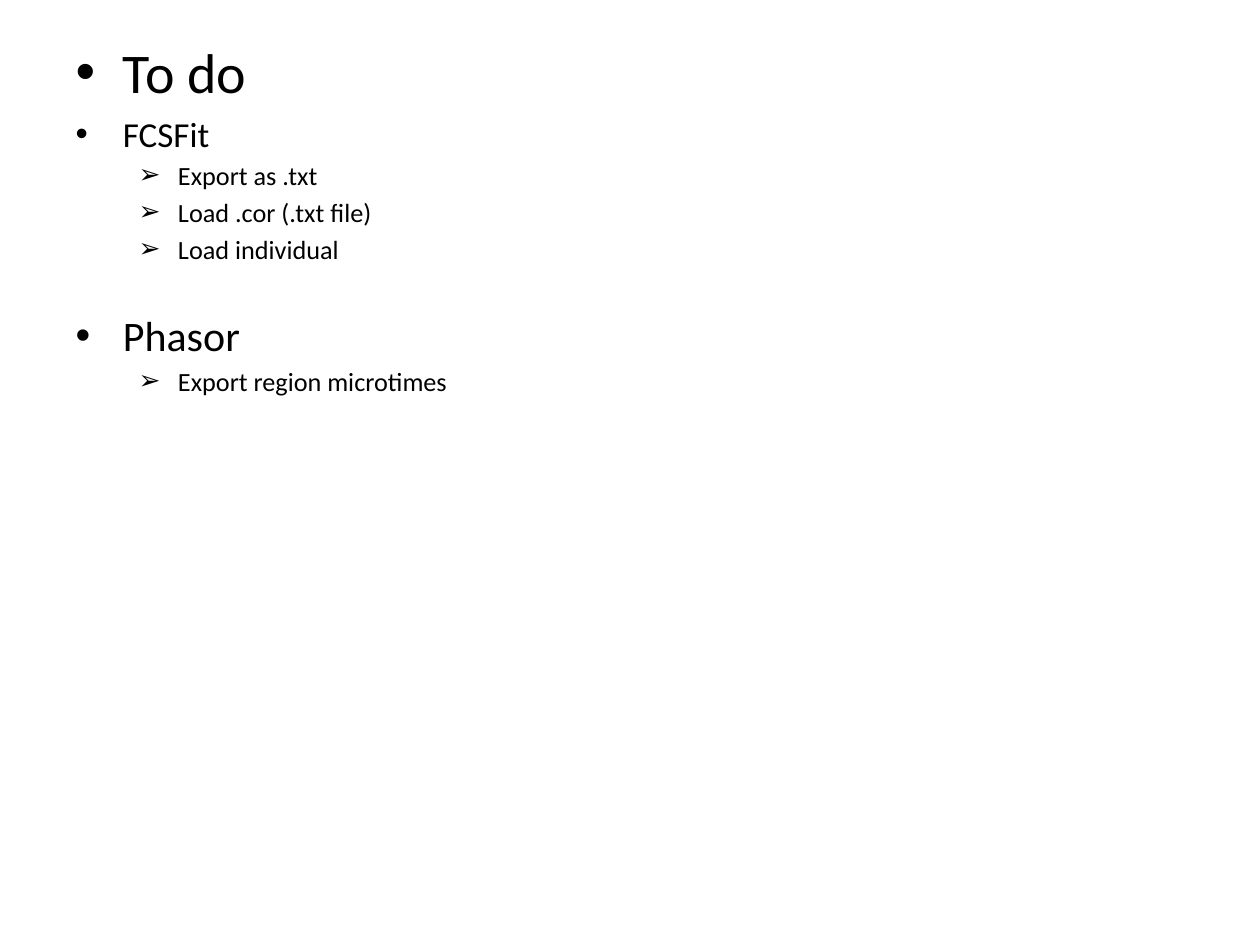
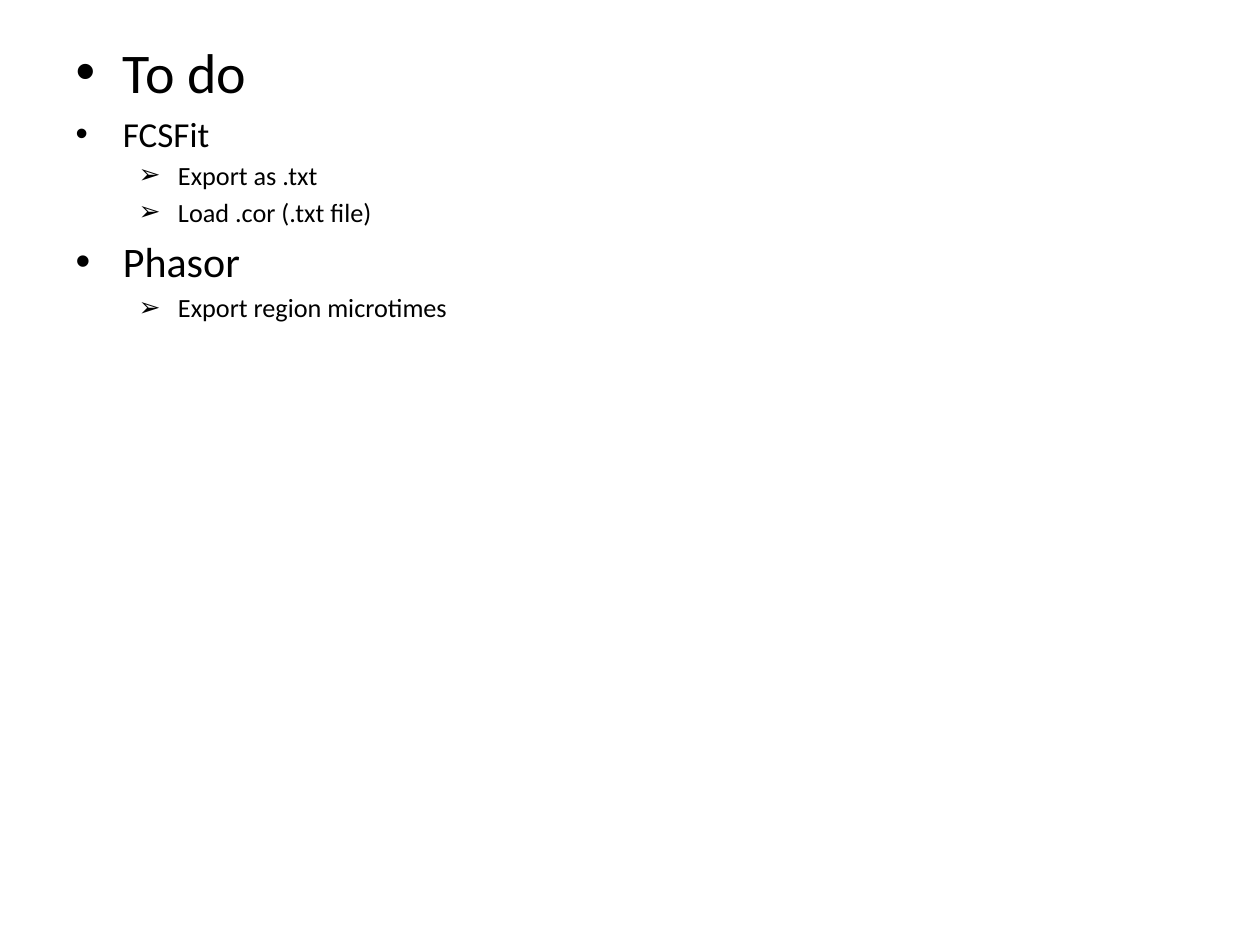
Before and after one commit to Fluorescence-Tools/PAM, a slide deck: slide 4 of New Pam.pptx. Drawn at 1260x945 pixels with LibreOffice and Linux fonts; fonts in the diff are those of the drawing. Boxes give left, top, right and bottom in pixels: in the first picture for what was removed or moved away, otherwise in the second. Text is boxed around its words. In the diff, an @@ line names an element or a change of style, - is before the commit and + after.

```diff
--- a/New Pam.pptx
+++ b/New Pam.pptx
@@ text at bbox=[178, 240, 339, 260]: paragraph removed @@
-  ➢ Load individual
```
Also in this commit, not shown: 2 other files.
